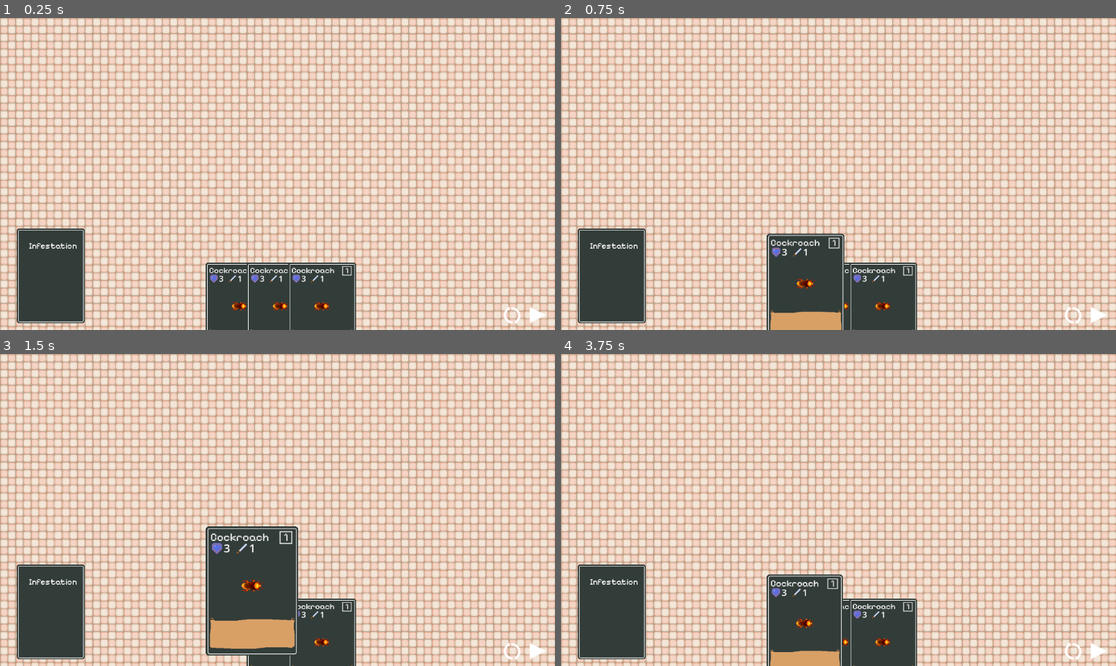
Above: before the commit, frames 1-4 (two rows, left to right).
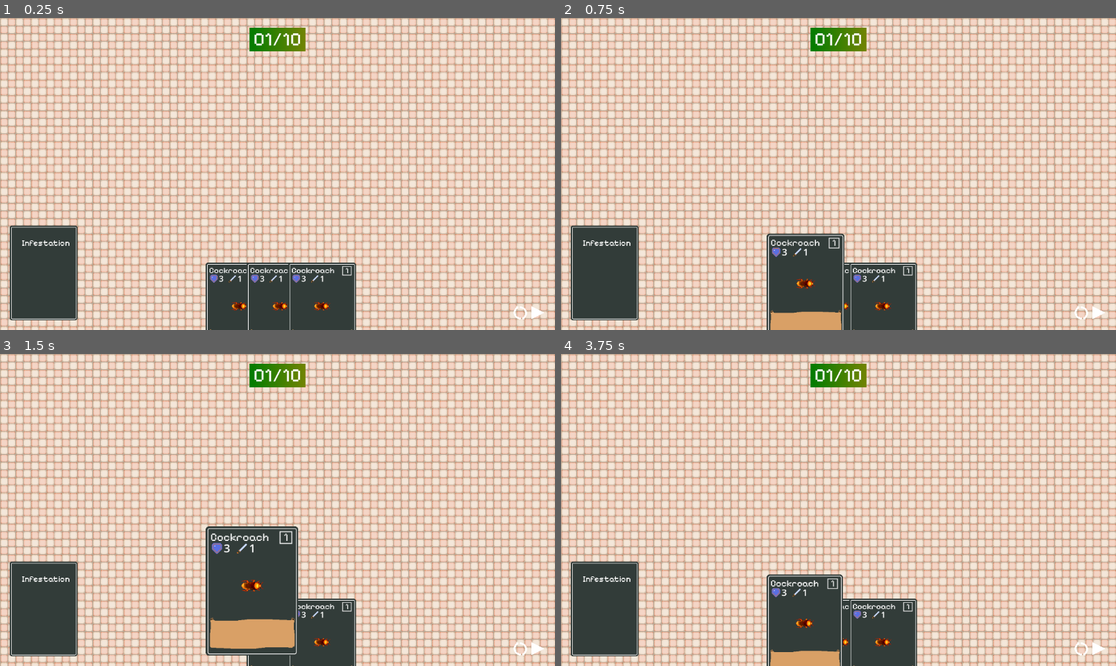
Above: after the commit, the same moments.

Repository: Degenerate-Games/Infestation
Game: Godot game, scene res://scenes/levels/5starkitchen.tscn
Same seed, same stepped clock (60 frames per second), same inputs: the game is played once before the commit and once after it.
Inputs (mouse positions are in pixels of both pictures, inside the frame that each line leads up to):
- Up to frame 1 (0.25 s): no input
- Up to frame 2 (0.75 s): tap Enter at 0.5 s; move the mouse to (799, 311) at 0.52 s; press the mouse at (799, 311) at 0.53 s
- Up to frame 3 (1.5 s): move the mouse to (283, 647) at 1.27 s; release the mouse at (283, 647) at 1.28 s; click (283, 647) at 1.35 s
- Up to frame 4 (3.75 s): tap Space at 2, 3.5 s; move the mouse to (882, 647) at 2.02 s; press the mouse at (882, 647) at 2.03 s; tap Enter at 2.75 s; move the mouse to (810, 572) at 2.77 s; release the mouse at (810, 572) at 2.78 s; click (810, 572) at 2.85 s; move the mouse to (1005, 556) at 3.52 s; press the mouse at (1005, 556) at 3.53 s

The runs differ from the first frame. In frame 1, 2.3% of the frame differs, in the area x 1-99%, y 3-98%; in frame 2, 2.3%; in frame 3, 2.3%; in frame 4, 2.3%.

Commit message:
Add wave counter and reorganize nodes in HUD

Diff:
--- a/scenes/hud.tscn
+++ b/scenes/hud.tscn
@@ -1,9 +1,16 @@
-[gd_scene load_steps=7 format=3 uid="uid://20pfl85f27yc"]
+[gd_scene load_steps=10 format=3 uid="uid://20pfl85f27yc"]
 
 [ext_resource type="Script" path="res://scripts/hud.gd" id="1_07qrn"]
 [ext_resource type="PackedScene" uid="uid://b6nv7jv7kc6cq" path="res://scenes/cards/card_back.tscn" id="3_18r6f"]
 [ext_resource type="Texture2D" uid="uid://ckx8csjf55c6j" path="res://resources/textures/ui/buttons/redraw_pause_play.png" id="3_bpkd3"]
 [ext_resource type="Texture2D" uid="uid://cn6qhgvghdtui" path="res://resources/textures/ui/buttons/play_fastforward_fastforwardactive.png" id="4_1dim4"]
+[ext_resource type="FontFile" uid="uid://dgrqljiryxl0j" path="res://resources/fonts/PixelifySans-VariableFont_wght.ttf" id="5_2anwg"]
+
+[sub_resource type="Gradient" id="Gradient_kh3iq"]
+colors = PackedColorArray(0, 0.486275, 0, 1, 0.45098, 0.517647, 0.0156863, 1)
+
+[sub_resource type="GradientTexture1D" id="GradientTexture1D_fgfvx"]
+gradient = SubResource("Gradient_kh3iq")
 
 [sub_resource type="AtlasTexture" id="AtlasTexture_ikbn5"]
 atlas = ExtResource("3_bpkd3")
@@ -13,32 +20,66 @@
 atlas = ExtResource("4_1dim4")
 region = Rect2(0, 0, 32, 32)
 
-[node name="HUD" type="Node2D"]
+[node name="HUD" type="Node2D" node_paths=PackedStringArray("control_button_1", "control_button_2")]
 script = ExtResource("1_07qrn")
+control_button_1 = NodePath("MarginContainer/HBoxContainer/ControlButton1")
+control_button_2 = NodePath("MarginContainer/HBoxContainer/ControlButton2")
+
+[node name="MarginContainer" type="MarginContainer" parent="."]
+offset_right = 1152.0
+offset_bottom = 648.0
+theme_override_constants/margin_left = 20
+theme_override_constants/margin_top = 20
+theme_override_constants/margin_right = 20
+theme_override_constants/margin_bottom = 20
+
+[node name="Wave" type="Label" parent="MarginContainer"]
+layout_mode = 2
+size_flags_horizontal = 4
+size_flags_vertical = 0
+theme_override_fonts/font = ExtResource("5_2anwg")
+theme_override_font_sizes/font_size = 40
+text = " 01/10 "
+
+[node name="WaveBackground" type="TextureRect" parent="MarginContainer/Wave"]
+show_behind_parent = true
+layout_mode = 1
+anchors_preset = 15
+anchor_right = 1.0
+anchor_bottom = 1.0
+grow_horizontal = 2
+grow_vertical = 2
+texture = SubResource("GradientTexture1D_fgfvx")
+expand_mode = 2
+
+[node name="HBoxContainer" type="HBoxContainer" parent="MarginContainer"]
+layout_mode = 2
+size_flags_horizontal = 8
+size_flags_vertical = 8
+
+[node name="ControlButton1" type="TextureRect" parent="MarginContainer/HBoxContainer"]
+layout_mode = 2
+size_flags_horizontal = 8
+size_flags_vertical = 8
+texture = SubResource("AtlasTexture_ikbn5")
+
+[node name="ControlButton2" type="TextureRect" parent="MarginContainer/HBoxContainer"]
+layout_mode = 2
+size_flags_horizontal = 8
+size_flags_vertical = 8
+texture = SubResource("AtlasTexture_ntp2v")
+
+[node name="DiscardPile" parent="." instance=ExtResource("3_18r6f")]
+offset_left = 20.0
+offset_top = 431.0
+offset_right = 20.0
+offset_bottom = 431.0
+size_flags_horizontal = 0
+size_flags_vertical = 8
+card_name = "Infestation"
 
 [node name="Hand" type="Node2D" parent="."]
 position = Vector2(555, 508)
 
-[node name="DiscardPile" parent="." instance=ExtResource("3_18r6f")]
-offset_left = 35.0
-offset_top = 437.0
-offset_right = 35.0
-offset_bottom = 437.0
-card_name = "Infestation"
-
-[node name="ControlButton1" type="TextureRect" parent="."]
-offset_left = 1043.0
-offset_top = 597.0
-offset_right = 1083.0
-offset_bottom = 637.0
-texture = SubResource("AtlasTexture_ikbn5")
-
-[node name="ControlButton2" type="TextureRect" parent="."]
-offset_left = 1096.0
-offset_top = 597.0
-offset_right = 1136.0
-offset_bottom = 637.0
-texture = SubResource("AtlasTexture_ntp2v")
-
-[connection signal="gui_input" from="ControlButton1" to="." method="_on_control_button_1_gui_input"]
-[connection signal="gui_input" from="ControlButton2" to="." method="_on_control_button_2_gui_input"]
+[connection signal="gui_input" from="MarginContainer/HBoxContainer/ControlButton1" to="." method="_on_control_button_1_gui_input"]
+[connection signal="gui_input" from="MarginContainer/HBoxContainer/ControlButton2" to="." method="_on_control_button_2_gui_input"]
